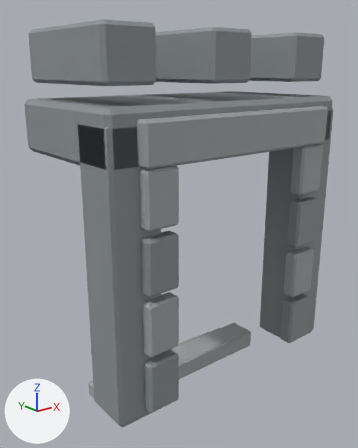
The Blender file src/game/models/castle/leisure/terrace-stairhead.blend: old version first, new version second.
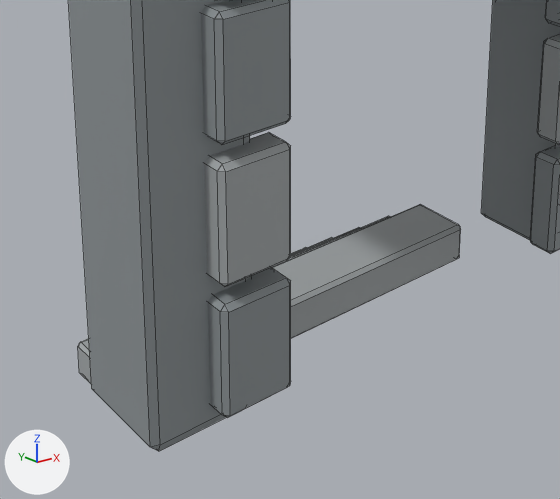
There are two pictures of each version: one whole from a 50 mm camera at (-1.76, -2.02, 1.65) aimed at (0.0, 0.18, 0.77), one close up on the part from 15% to 82% of the width and 53% to 100% of the height. Every picture has the same lights, and +X, +Y and +Z are marked at lower left. The last two pictures show the newer version. The close-ups show mesh edges as thin lines.

Names of what the first close-up shows: 'Descending terrace stair 1', 'Descending terrace stair 2', 'Descending terrace stair 3', 'Descending terrace stair 4', 'Descending terrace stair 5', 'Terrace jamb block -1 0', 'Terrace jamb block -1 1', 'Terrace jamb block -1 2', 'Terrace jamb block 1 0', 'Terrace jamb block 1 1', 'Terrace stairhead frame' and 1 more.
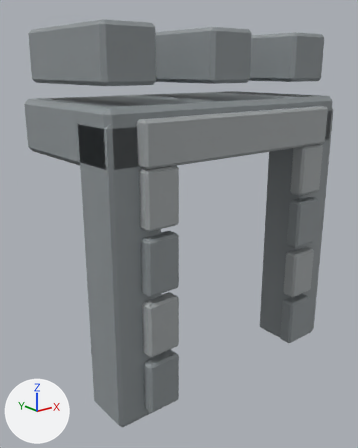
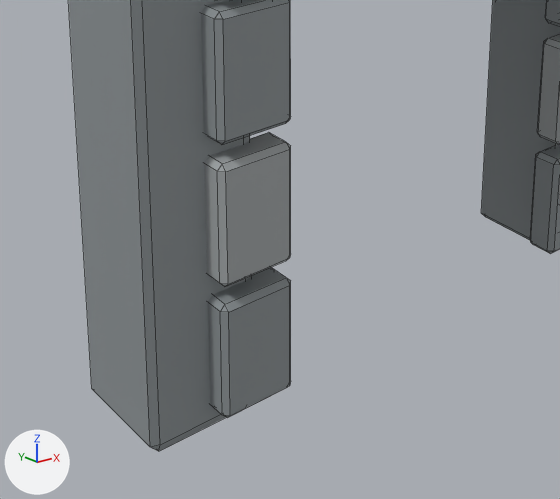
Commit message: fix: remove descending terrace stairs

What differs and where, as boxes (x1, y1, x2, y2) in the close-ups (560 x 499 px):
'Descending terrace stair 1', deleted: before (271, 204, 461, 338)
'Descending terrace stair 5', deleted: before (78, 247, 306, 385)
'Descending terrace stair 2', deleted (mostly hidden): before (272, 216, 389, 267)
'Descending terrace stair 3', deleted (mostly hidden): before (290, 227, 360, 257)
'Descending terrace stair 4', deleted (mostly hidden): before (290, 237, 332, 256)

The change, as a list of edits to the scene's bpy script:
```text
Remove ob_descending_terrace_stair_1:
    ob_descending_terrace_stair_1 = bpy.data.objects.new('Descending terrace stair 1', me_cube_017)
    ob_descending_terrace_stair_1.parent = ob_terrace_stairhead
    ob_descending_terrace_stair_1.location = (0.0, 0.04, -0.055)
Remove ob_descending_terrace_stair_2:
    ob_descending_terrace_stair_2 = bpy.data.objects.new('Descending terrace stair 2', me_cube_018)
    ob_descending_terrace_stair_2.parent = ob_terrace_stairhead
    ob_descending_terrace_stair_2.location = (0.0, 0.17, -0.15)
Remove ob_descending_terrace_stair_3:
    ob_descending_terrace_stair_3 = bpy.data.objects.new('Descending terrace stair 3', me_cube_019)
    ob_descending_terrace_stair_3.parent = ob_terrace_stairhead
    ob_descending_terrace_stair_3.location = (0.0, 0.3, -0.245)
Remove ob_descending_terrace_stair_4:
    ob_descending_terrace_stair_4 = bpy.data.objects.new('Descending terrace stair 4', me_cube_020)
    ob_descending_terrace_stair_4.parent = ob_terrace_stairhead
    ob_descending_terrace_stair_4.location = (0.0, 0.43, -0.34)
Remove ob_descending_terrace_stair_5:
    ob_descending_terrace_stair_5 = bpy.data.objects.new('Descending terrace stair 5', me_cube_021)
    ob_descending_terrace_stair_5.parent = ob_terrace_stairhead
    ob_descending_terrace_stair_5.location = (0.0, 0.56, -0.435)
```
